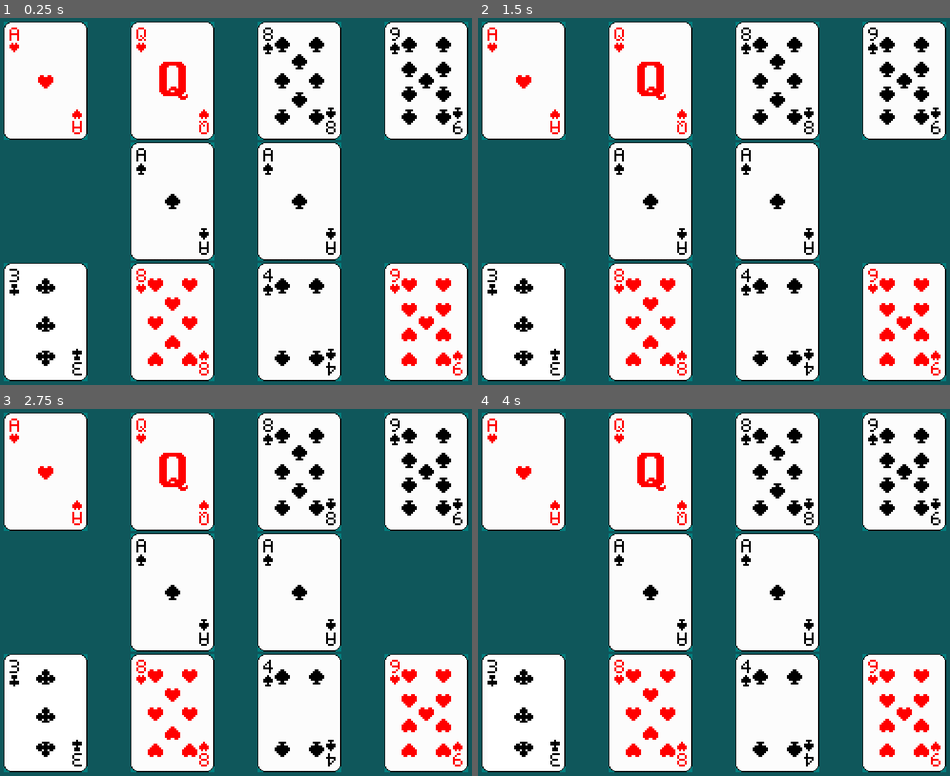
Above: before the commit, frames 1-4 (two rows, left to right).
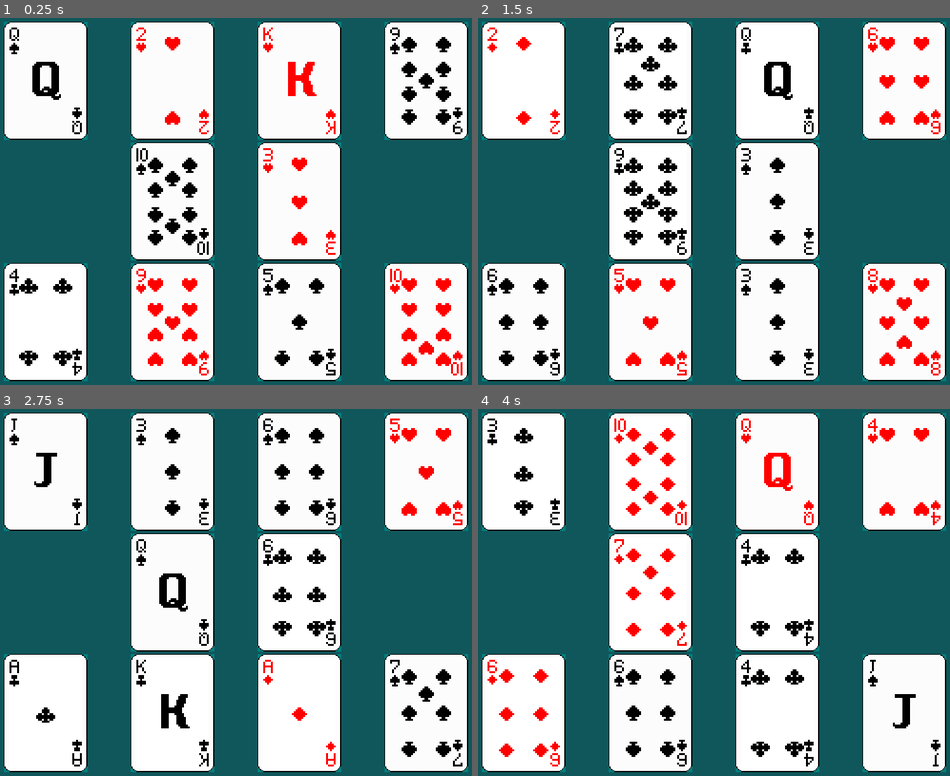
Above: after the commit, the same moments.

Repository: Alejo-Martinez-Grau/godot-chin
Game: Godot game, scene res://main.tscn
Two runs of this game, one before a commit and one after it. Both use one fixed random seed, a clock stepped at 60 frames per second and the inputs below.
Inputs:
- Up to frame 1 (0.25 s): no input
- Up to frame 2 (1.5 s): tap Enter at 0.5 s; hold W 0.53-1.28 s; tap Q at 0.6 s; tap Space at 0.77, 1.07 s; tap E at 0.8, 1.35 s
- Up to frame 3 (2.75 s): tap Space at 1.52, 1.82, 2.3 s; tap R at 1.55, 2.1 s; hold W from 2.03 s (still down)
- Up to frame 4 (4 s): tap Space at 2.75, 2.85, 3.02, 3.32, 3.77 s; tap Q at 3.05, 3.6 s; release W at 3.53 s; tap E at 3.8 s

The runs differ from the first frame. In frame 1, 5.8% of the frame differs, in the area x 2-98%, y 2-98%; in frame 2, 7.5%; in frame 3, 6.9%; in frame 4, 8.2%.

Commit message:
basic movement + card frames fix

Diff:
--- a/Card.gd
+++ b/Card.gd
@@ -6,7 +6,7 @@
 # rank number 2-15
 func setValue(suitRank: Array):
 	val = suitRank
-	print(val)
+	print([val[0],val[1]+1])
 	get_node("Spade").visible = false
 	get_node("Diamond").visible = false
 	get_node("Heart").visible = false
@@ -21,6 +21,4 @@
 	if(suitRank[0] == "C"):
 		active_card = get_node("Club")
 	active_card.visible = true
-	active_card.frame = suitRank[1] - 1
-	if(suitRank[1] == 14):
-		active_card.frame = 0
+	active_card.frame = suitRank[1]
--- a/Card.tscn
+++ b/Card.tscn
@@ -11,6 +11,7 @@
 script = ExtResource("1_qeltq")
 
 [node name="Spade" type="Sprite2D" parent="."]
+visible = false
 texture = ExtResource("2_a42kj")
 hframes = 5
 vframes = 3
--- a/main.gd
+++ b/main.gd
@@ -21,14 +21,30 @@
 	playerDeck = deck.slice(0,26,1)
 	oponentDeck = deck.slice(26,52,1)
 	print("deck", deck)
-	print("playerDeck", playerDeck)
-	print("oponentDeck", oponentDeck)
+	print("playerDeck ", playerDeck.size(), playerDeck[0], playerDeck[-1])
+	print("oponentDeck ", oponentDeck.size(), oponentDeck[0], oponentDeck[-1])
 
-	get_node("Card1").setValue(playerDeck.pop_front())
-	get_node("Card2").setValue(playerDeck.pop_front())
-	get_node("Card3").setValue(playerDeck.pop_front())
-	get_node("Card4").setValue(playerDeck.pop_front())
-	get_node("Card5").setValue(oponentDeck.pop_front())
-	get_node("Card6").setValue(oponentDeck.pop_front())
-	get_node("Card7").setValue(oponentDeck.pop_front())
-	get_node("Card8").setValue(oponentDeck.pop_front())
+	for i in range(1, 6):
+		get_node("Card" + str(i)).setValue(playerDeck.pop_front())
+		get_node("Card" + str(i)).visible = true
+	for i in range(6, 11):
+		get_node("Card" + str(i)).setValue(oponentDeck.pop_front())
+		get_node("Card" + str(i)).visible = true
+
+	print("playerDeck ", playerDeck.size(), playerDeck[0], playerDeck[-1])
+	print("oponentDeck ", oponentDeck.size(), oponentDeck[0], oponentDeck[-1])
+
+func _input(ev):
+	if ev is InputEventKey and ev.pressed:
+		if(ev.keycode == KEY_Q):
+			$Card9.setValue(get_node("Card1").val)
+			$Card1.visible = false
+		if(ev.keycode == KEY_W):
+			$Card9.setValue(get_node("Card2").val)
+		if(ev.keycode == KEY_E):
+			$Card10.setValue(get_node("Card3").val)
+		if(ev.keycode == KEY_R):
+			$Card10.setValue(get_node("Card4").val)
+		# restart game
+		if(ev.keycode == KEY_SPACE):
+			init()
